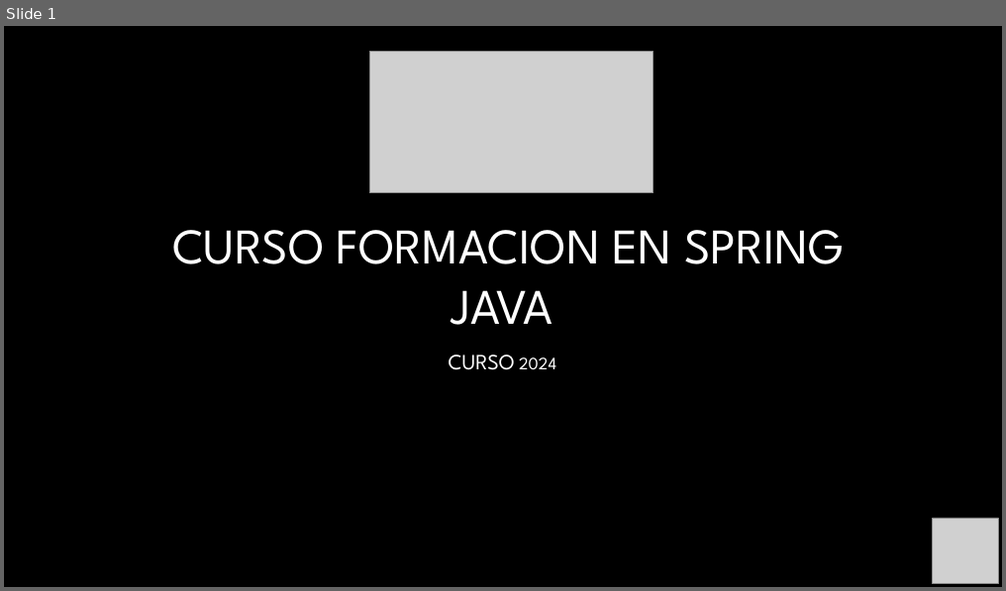
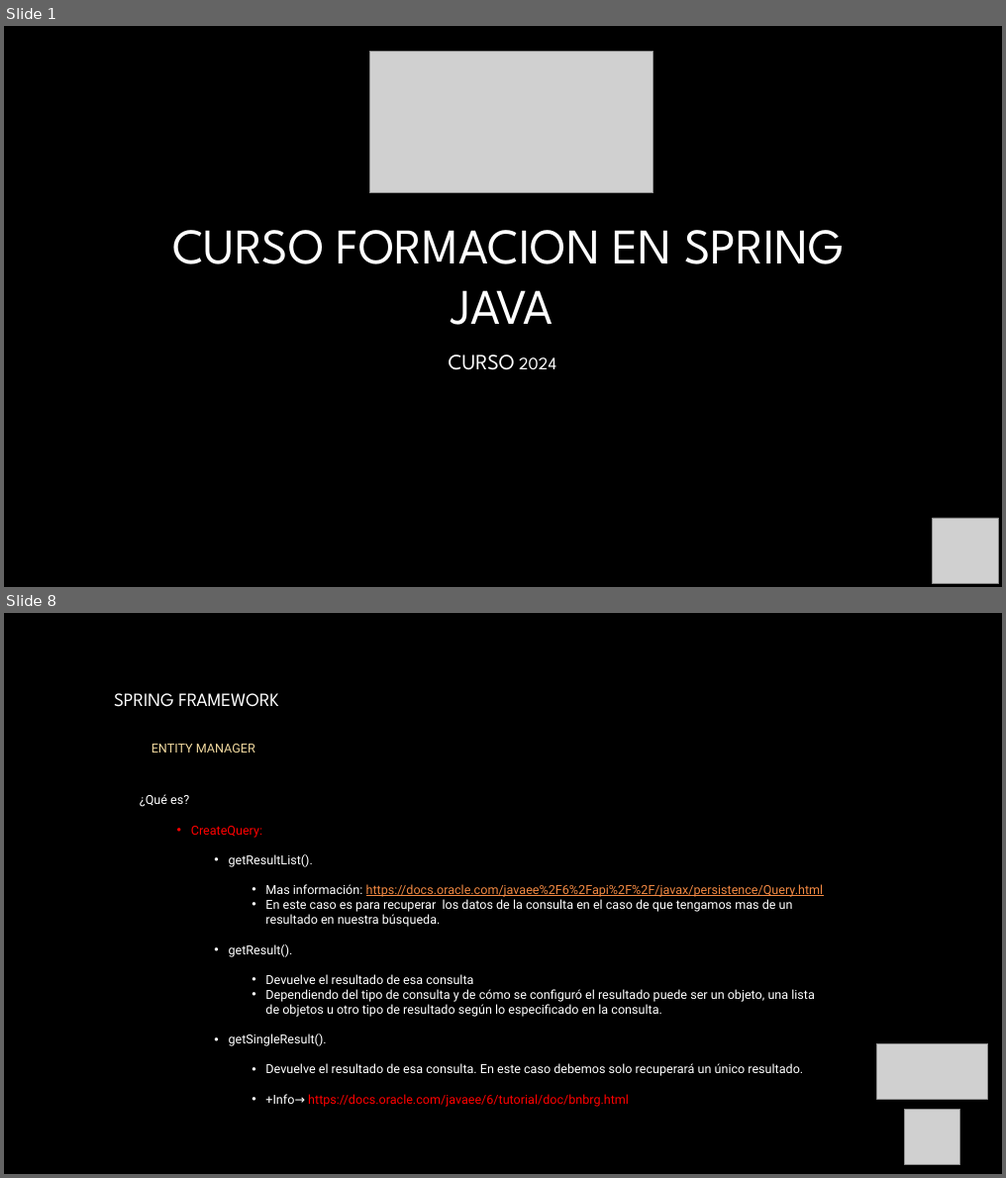
Before and after one commit to AntonioPardoRuiz/cursoSpring, a slide deck: Unidad 9- Spring MVC IV-Entity Manager.pptx. Shown one above the other, each under a label of ours: slide 1 before the commit, slides 1 and 8 after it; the slides between them are not shown. The pictures are 1006x591 and 1006x1178 pixels, drawn with LibreOffice and Linux fonts; fonts in the diff are those of the drawing; grey boxes stand for pictures; background and template pictures are left out. Boxes give left, top, right and bottom in pixels: in the first picture for what was removed or moved away, otherwise in the second. Text is boxed around its words. In the diff, an @@ line names an element or a change of style, - is before the commit and + after.

```diff
--- a/Unidad 9- Spring MVC IV-Entity Manager.pptx
+++ b/Unidad 9- Spring MVC IV-Entity Manager.pptx
@@ slide 8 added at (x1=4, y1=613, x2=1002, y2=1174), background picture (left out) @@
@@ text added at (x1=114, y1=693, x2=279, y2=753), 18 pt, text #FFFFFF @@
+SPRING FRAMEWORK
+  ENTITY MANAGER
@@ text added at (x1=140, y1=794, x2=824, y2=1107), 12 pt, text #FFFFFF @@
+  ¿Qué es?
+    • CreateQuery:
+      • getResultList().
+        • Mas información: https://docs.oracle.com/javaee%2F6%2Fapi%2F%2F/javax/persistence/Query.html
+        • En este caso es para recuperar los datos de la consulta en el caso de que tengamos mas de un resultado en nuestra búsqueda.
+      • getResult().
+        • Devuelve el resultado de esa consulta
+        • Dependiendo del tipo de consulta y de cómo se configuró el resultado puede ser un objeto, una lista de objetos u otro tipo de resultado según lo especificado en la consulta.
+      • getSingleResult().
+        • Devuelve el resultado de esa consulta. En este caso debemos solo recuperará un único resultado.
+        • +Info→ https://docs.oracle.com/javaee/6/tutorial/doc/bnbrg.html
@@ picture added at (x1=877, y1=1045, x2=988, y2=1100) @@
@@ picture added at (x1=905, y1=1110, x2=960, y2=1165) @@
```
Also in this commit, not shown: 2 slides changed, 5 other slides added, 30 other files.
